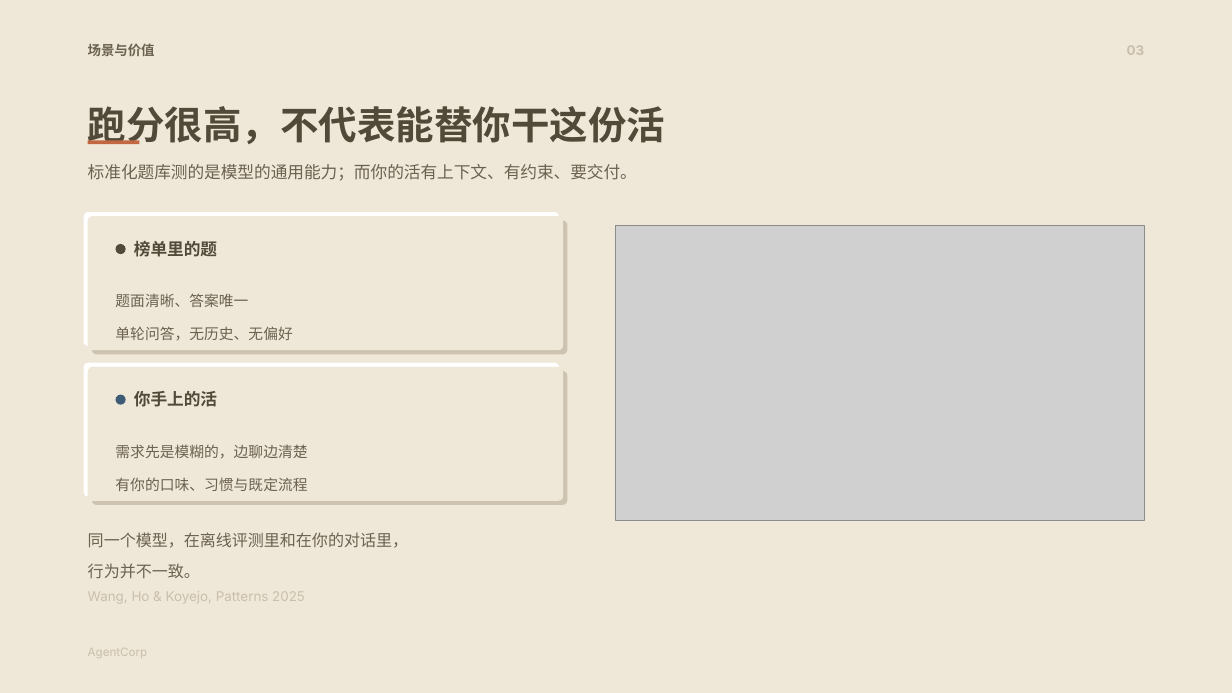
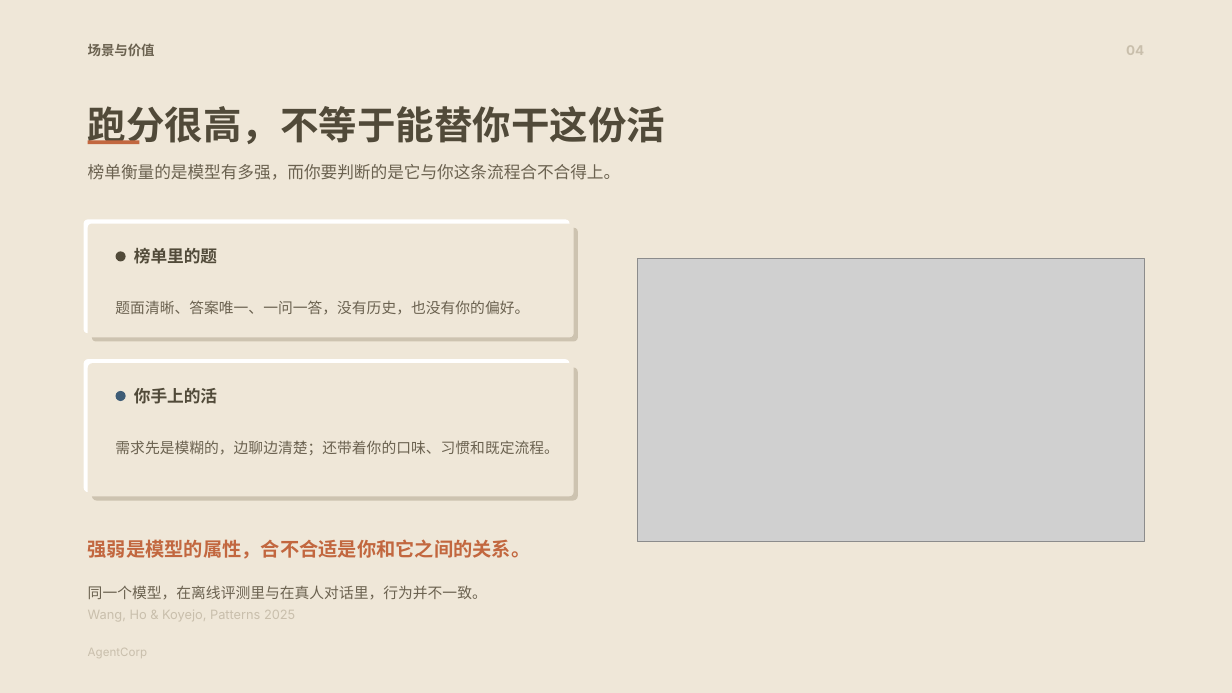
Before and after one commit to 1692775560/AgentCorp, a slide deck: slide 6 of 方案PPT/AgentCorp-方案.pptx (slide 5 before the commit). Drawn at 1232x693 pixels with LibreOffice and Linux fonts; fonts in the diff are those of the drawing; grey boxes stand for pictures. Boxes give left, top, right and bottom in pixels: in the first picture for what was removed or moved away, otherwise in the second. Text is boxed around its words. In the diff, an @@ line names an element or a change of style, - is before the commit and + after.

```diff
--- a/方案PPT/AgentCorp-方案.pptx
+++ b/方案PPT/AgentCorp-方案.pptx
@@ text at [1126,46,1144,55]: text changed @@
-03
+04
@@ text at [88,106,665,144]: text changed @@
-跑分很高，不代表能替你干这份活
+跑分很高，不等于能替你干这份活
@@ text at [88,164,621,180]: text changed @@
-标准化题库测的是模型的通用能力；而你的活有上下文、有约束、要交付。
+榜单衡量的是模型有多强，而你要判断的是它与你这条流程合不合得上。
@@ rounded rectangle: place and size @@
-rounded rectangle at [84,212,559,346]
+rounded rectangle at [84,220,570,334]
@@ rounded rectangle: place and size @@
-rounded rectangle at [88,216,563,350]
+rounded rectangle at [88,224,574,337]
@@ rounded rectangle: place and size @@
-rounded rectangle at [91,220,567,354]
+rounded rectangle at [91,227,578,341]
@@ ellipse: place and size @@
-ellipse at [116,244,126,254]
+ellipse at [116,251,126,262]
@@ text "榜单里的题": place and size @@
-text "榜单里的题" at [134,241,217,257]
+text "榜单里的题" at [134,248,217,264]
@@ picture: place and size @@
-picture at [616,226,1145,520]
+picture at [638,259,1145,542]
@@ text at [115,300,529,314]: text changed @@
-题面清晰、答案唯一
-单轮问答，无历史、无偏好
+题面清晰、答案唯一、一问一答，没有历史，也没有你的偏好。
@@ rounded rectangle: place and size @@
-rounded rectangle at [84,362,559,496]
+rounded rectangle at [84,360,570,493]
@@ rounded rectangle: place and size @@
-rounded rectangle at [88,367,563,501]
+rounded rectangle at [88,363,574,496]
@@ rounded rectangle: place and size @@
-rounded rectangle at [91,371,567,505]
+rounded rectangle at [91,368,578,501]
@@ ellipse: place and size @@
-ellipse at [116,395,126,405]
+ellipse at [116,391,126,401]
@@ text at [115,440,558,455]: text changed @@
-需求先是模糊的，边聊边清楚
-有你的口味、习惯与既定流程
+需求先是模糊的，边聊边清楚；还带着你的口味、习惯和既定流程。
@@ text added at [88,539,531,559], 15 pt, text #C2673F, bold @@
+强弱是模型的属性，合不合适是你和它之间的关系。
@@ text at [88,585,487,599]: text changed; size 12.5 to 11.5 pt @@
-同一个模型，在离线评测里和在你的对话里，
-行为并不一致。
+同一个模型，在离线评测里与在真人对话里，行为并不一致。
@@ text "同一个模型，在离线评测里与在真人对话里，行为并不一致。": place and size @@
-text "同一个模型，在离线评测里与在真人对话里，行为并不一致。" at [88,532,408,603]
+text "同一个模型，在离线评测里与在真人对话里，行为并不一致。" at [88,585,487,620]
@@ text at [88,610,295,620]: size 10.5 to 10 pt in "Wang, Ho & Koyejo, Patterns 2025" @@
```
Also in this commit, not shown: 17 other slides changed, 5 slides added, 4 slides removed, 1 other file.
